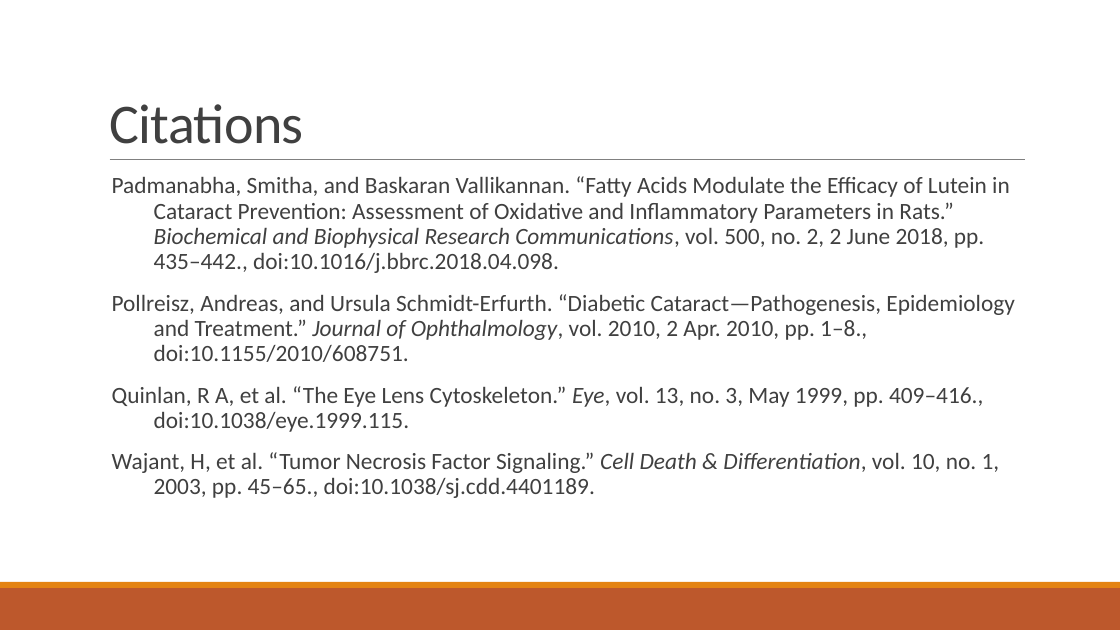
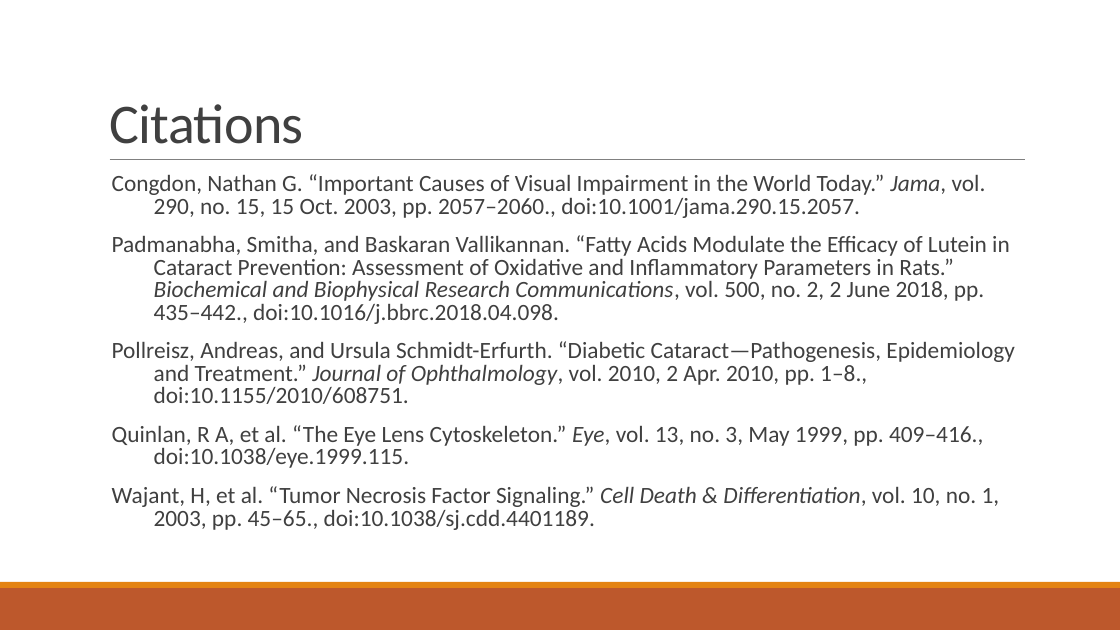
Before and after one commit to dyaom/REHS-2019, a slide deck: slide 25 of Cataract.pptx (slide 23 before the commit). Drawn at 1120x630 pixels with LibreOffice and Linux fonts; fonts in the diff are those of the drawing. Boxes give left, top, right and bottom in pixels: in the first picture for what was removed or moved away, otherwise in the second. Text is boxed around its words. In the diff, an @@ line names an element or a change of style, - is before the commit and + after.

```diff
--- a/Cataract.pptx
+++ b/Cataract.pptx
@@ text at (x1=112, y1=174, x2=986, y2=218): paragraph added @@
+Congdon, Nathan G. “Important Causes of Visual Impairment in the World Today.” Jama, vol. 290, no. 15, 15 Oct. 2003, pp. 2057–2060., doi:10.1001/jama.290.15.2057.
@@ text at (x1=112, y1=235, x2=1014, y2=530): line spacing 0.9 to 0.8 @@
```
Also in this commit, not shown: 2 other slides changed, 2 slides added.
